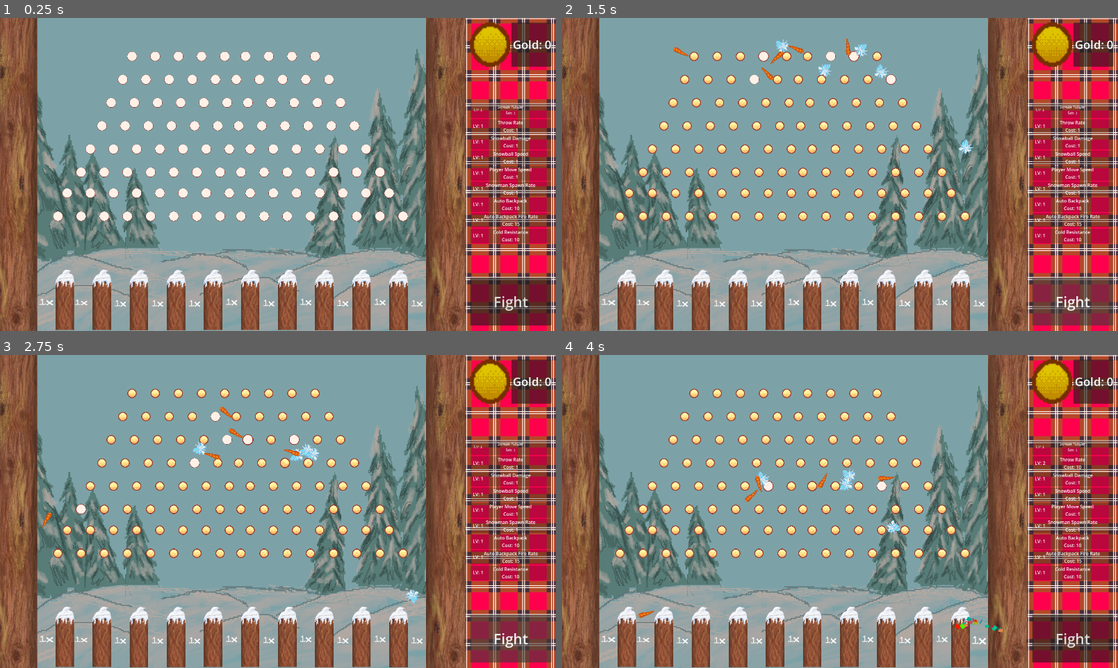
Above: before the commit, frames 1-4 (two rows, left to right).
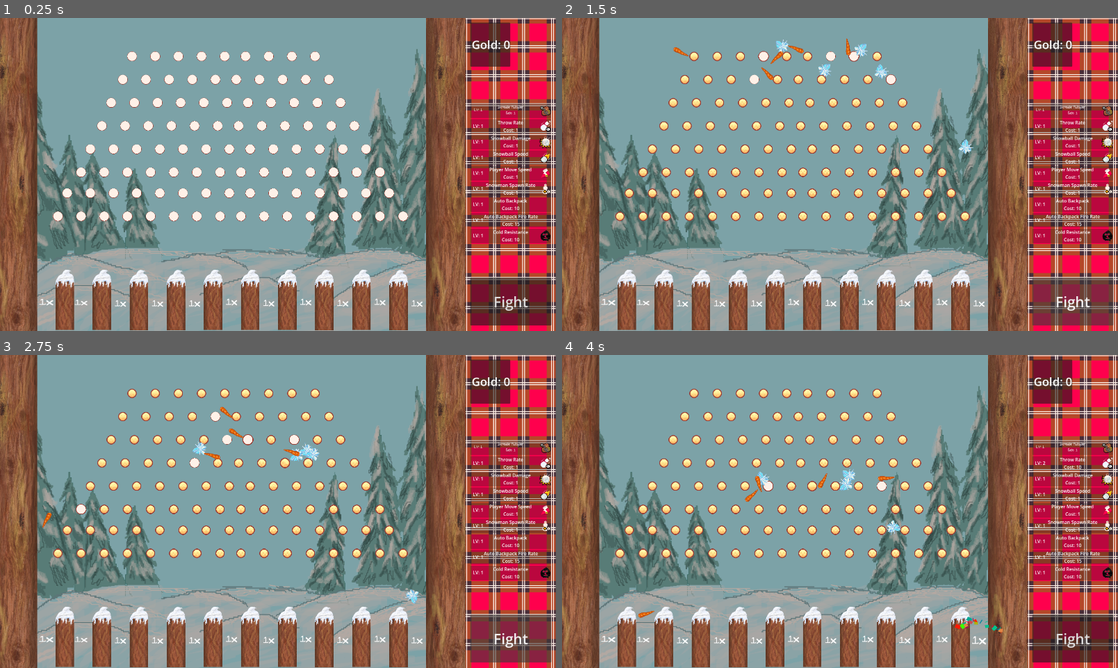
Above: after the commit, the same moments.

Repository: Parker-Vetter/snow-man-brawl
Game: Godot game, scene res://PeggleDrop/PeggleDrop.tscn
The game is run twice, just before and just after one commit, with the same random seed, the same clock (stepped at 60 frames per second) and the same inputs. This scene is started directly instead of the project's main scene. The engine's default icon, where the game draws it, is replaced by a stand-in: a white triangle on a blue panel in a dark square.
Inputs (mouse positions are in pixels of both pictures, inside the frame that each line leads up to):
- Up to frame 1 (0.25 s): no input
- Up to frame 2 (1.5 s): click "Fight" at 0.5 s; click "Fight" at 1.25 s
- Up to frame 3 (2.75 s): click "Fight" at 2 s
- Up to frame 4 (4 s): move the mouse to (606, 639) at 2.77 s; hold Space (Shoot) 2.78-3.5 s; click (606, 639) at 2.92 s; click "Throw Rate Cost: 1" at 3.5 s

The runs differ from the first frame. In frame 1, 2.3% of the frame differs, in the area x 84-100%, y 1-72%; in frame 2, 2.3%; in frame 3, 2.3%; in frame 4, 2.3%.
Error in both runs: Out of bounds get index '0' (on base: 'Array[Node]') (res://PeggleDrop/UI/ui_fight.gd:8)

Commit message:
most images

Diff:
--- a/PeggleDrop/PeggleDrop.tscn
+++ b/PeggleDrop/PeggleDrop.tscn
@@ -11,14 +11,20 @@
 [ext_resource type="PackedScene" uid="uid://b2bocywdcjqub" path="res://PeggleDrop/multiplyer/multilpyer.tscn" id="6_mapa8"]
 [ext_resource type="Script" uid="uid://bf0qvhxguh5hb" path="res://PeggleDrop/UI/gold_label.gd" id="8_6ap7j"]
 [ext_resource type="Texture2D" uid="uid://cbwaqhvttn342" path="res://PeggleDrop/UI/Plaid.png" id="9_jkpds"]
-[ext_resource type="Texture2D" uid="uid://cqwx3etramv3r" path="res://zacks sprites/peg.png" id="11_5ypyn"]
 [ext_resource type="Script" uid="uid://djru0hlxtdbcm" path="res://PeggleDrop/UI/button_upgrade.gd" id="11_i8mh4"]
 [ext_resource type="Texture2D" uid="uid://cfp0w6sx6mf6" path="res://zacks sprites/background2.png" id="11_tr0iw"]
 [ext_resource type="Texture2D" uid="uid://of2d7p3fusij" path="res://PeggleDrop/ShopAssets/Shopidea.png" id="12_6snom"]
 [ext_resource type="Theme" uid="uid://cgldd5i3pdinj" path="res://MainGame/Resources/snowtheme.tres" id="13_1sqa4"]
+[ext_resource type="Texture2D" uid="uid://dw7c7u2qr47yh" path="res://zacks sprites/upgrades/backpack.png" id="14_3d5s5"]
 [ext_resource type="AudioStream" uid="uid://ni0golxj2ef3" path="res://PeggleDrop/Pegs/Plinko theme.wav" id="14_4y353"]
 [ext_resource type="AudioStream" uid="uid://bw0skcv4lhw2x" path="res://PeggleDrop/Pegs/Pegsound1.ogg" id="14_6snom"]
+[ext_resource type="Texture2D" uid="uid://bmrb18l2wtmny" path="res://zacks sprites/upgrades/throw_rate.png" id="15_ltn3o"]
 [ext_resource type="AudioStream" uid="uid://bkypcaso3e18g" path="res://PeggleDrop/Confetti/rewardsound.ogg" id="16_soheg"]
+[ext_resource type="Texture2D" uid="uid://dytc12jcn7ol7" path="res://zacks sprites/upgrades/snowball_dmg.png" id="16_ubeq8"]
+[ext_resource type="Texture2D" uid="uid://d0g8u5colu1gc" path="res://zacks sprites/upgrades/snowball_spd.png" id="17_4v74s"]
+[ext_resource type="Texture2D" uid="uid://bf0x8wk4pxhdl" path="res://zacks sprites/upgrades/player_move_spd.png" id="18_ybabm"]
+[ext_resource type="Texture2D" uid="uid://h8p8hbwb8w1o" path="res://zacks sprites/upgrades/snowman_spawn_rate.png" id="19_gbixe"]
+[ext_resource type="Texture2D" uid="uid://bye7la8iirxni" path="res://zacks sprites/masks/snowman_skimask_single.png" id="20_r64bu"]
 
 [sub_resource type="RectangleShape2D" id="RectangleShape2D_u3yax"]
 size = Vector2(138, 1120)
@@ -70,9 +76,28 @@
 
 [sub_resource type="StyleBoxEmpty" id="StyleBoxEmpty_1sqa4"]
 
-[sub_resource type="StyleBoxTexture" id="StyleBoxTexture_t8hvx"]
-texture = ExtResource("11_5ypyn")
-modulate_color = Color(1, 1, 0, 1)
+[sub_resource type="StyleBoxEmpty" id="StyleBoxEmpty_pgt64"]
+
+[sub_resource type="StyleBoxTexture" id="StyleBoxTexture_5urtc"]
+texture = ExtResource("14_3d5s5")
+
+[sub_resource type="StyleBoxTexture" id="StyleBoxTexture_nyusr"]
+texture = ExtResource("15_ltn3o")
+
+[sub_resource type="StyleBoxTexture" id="StyleBoxTexture_g5ori"]
+texture = ExtResource("16_ubeq8")
+
+[sub_resource type="StyleBoxTexture" id="StyleBoxTexture_w1oa5"]
+texture = ExtResource("17_4v74s")
+
+[sub_resource type="StyleBoxTexture" id="StyleBoxTexture_4vbll"]
+texture = ExtResource("18_ybabm")
+
+[sub_resource type="StyleBoxTexture" id="StyleBoxTexture_i4ga3"]
+texture = ExtResource("19_gbixe")
+
+[sub_resource type="StyleBoxTexture" id="StyleBoxTexture_h6jgu"]
+texture = ExtResource("20_r64bu")
 
 [sub_resource type="StyleBoxTexture" id="StyleBoxTexture_4y353"]
 texture = ExtResource("12_6snom")
@@ -778,13 +803,6 @@
 grow_horizontal = 2
 grow_vertical = 2
 
-[node name="Panel" type="Panel" parent="CanvasLayer/MainUI/Control/Panel/HBoxContainer" unique_id=903418200]
-modulate = Color(1, 1, 0, 1)
-self_modulate = Color(1, 1, 0, 1)
-layout_mode = 2
-size_flags_horizontal = 3
-theme_override_styles/panel = SubResource("StyleBoxTexture_t8hvx")
-
 [node name="Panel2" type="Panel" parent="CanvasLayer/MainUI/Control/Panel/HBoxContainer" unique_id=448867676]
 layout_mode = 2
 size_flags_horizontal = 3
@@ -804,6 +822,11 @@
 vertical_alignment = 1
 script = ExtResource("8_6ap7j")
 metadata/_edit_use_anchors_ = true
+
+[node name="Panel" type="Panel" parent="CanvasLayer/MainUI/Control/Panel/HBoxContainer" unique_id=903418200]
+layout_mode = 2
+size_flags_horizontal = 3
+theme_override_styles/panel = SubResource("StyleBoxEmpty_pgt64")
 
 [node name="ScrollContainer" type="ScrollContainer" parent="CanvasLayer/MainUI/Control" unique_id=1749986874]
 layout_mode = 0
@@ -860,6 +883,20 @@
 horizontal_alignment = 1
 vertical_alignment = 1
 
+[node name="Panel" type="Panel" parent="CanvasLayer/MainUI/Control/ScrollContainer/VBoxContainer/IncreaseMultiplier" unique_id=1881204957]
+layout_mode = 1
+anchors_preset = 6
+anchor_left = 1.0
+anchor_top = 0.5
+anchor_right = 1.0
+anchor_bottom = 0.5
+offset_left = -40.0
+offset_top = -20.0
+offset_bottom = 20.0
+grow_horizontal = 0
+grow_vertical = 2
+theme_override_styles/panel = SubResource("StyleBoxTexture_5urtc")
+
 [node name="IncreaseThrowSpeed" type="Button" parent="CanvasLayer/MainUI/Control/ScrollContainer/VBoxContainer" unique_id=1410322552]
 custom_minimum_size = Vector2(25, 50)
 layout_mode = 2
@@ -895,6 +932,20 @@
 horizontal_alignment = 1
 vertical_alignment = 1
 
+[node name="Panel" type="Panel" parent="CanvasLayer/MainUI/Control/ScrollContainer/VBoxContainer/IncreaseThrowSpeed" unique_id=113991450]
+layout_mode = 1
+anchors_preset = 6
+anchor_left = 1.0
+anchor_top = 0.5
+anchor_right = 1.0
+anchor_bottom = 0.5
+offset_left = -41.0
+offset_top = -20.0
+offset_bottom = 20.0
+grow_horizontal = 0
+grow_vertical = 2
+theme_override_styles/panel = SubResource("StyleBoxTexture_nyusr")
+
 [node name="IncreaseDamage" type="Button" parent="CanvasLayer/MainUI/Control/ScrollContainer/VBoxContainer" unique_id=1909754702]
 custom_minimum_size = Vector2(25, 50)
 layout_mode = 2
@@ -930,6 +981,20 @@
 horizontal_alignment = 1
 vertical_alignment = 1
 
+[node name="Panel" type="Panel" parent="CanvasLayer/MainUI/Control/ScrollContainer/VBoxContainer/IncreaseDamage" unique_id=749668918]
+layout_mode = 1
+anchors_preset = 6
+anchor_left = 1.0
+anchor_top = 0.5
+anchor_right = 1.0
+anchor_bottom = 0.5
+offset_left = -40.0
+offset_top = -20.0
+offset_bottom = 20.0
+grow_horizontal = 0
+grow_vertical = 2
+theme_override_styles/panel = SubResource("StyleBoxTexture_g5ori")
+
 [node name="IncreaseSpeed" type="Button" parent="CanvasLayer/MainUI/Control/ScrollContainer/VBoxContainer" unique_id=1909754703]
 custom_minimum_size = Vector2(25, 50)
 layout_mode = 2
@@ -965,6 +1030,20 @@
 horizontal_alignment = 1
 vertical_alignment = 1
 
+[node name="Panel" type="Panel" parent="CanvasLayer/MainUI/Control/ScrollContainer/VBoxContainer/IncreaseSpeed" unique_id=1033713579]
+layout_mode = 1
+anchors_preset = 6
+anchor_left = 1.0
+anchor_top = 0.5
+anchor_right = 1.0
+anchor_bottom = 0.5
+offset_left = -40.0
+offset_top = -20.0
+offset_bottom = 20.0
+grow_horizontal = 0
+grow_vertical = 2
+theme_override_styles/panel = SubResource("StyleBoxTexture_w1oa5")
+
 [node name="PlayerSpeed" type="Button" parent="CanvasLayer/MainUI/Control/ScrollContainer/VBoxContainer" unique_id=1909754704]
 custom_minimum_size = Vector2(25, 50)
 layout_mode = 2
@@ -1000,6 +1079,20 @@
 horizontal_alignment = 1
 vertical_alignment = 1
 
+[node name="Panel" type="Panel" parent="CanvasLayer/MainUI/Control/ScrollContainer/VBoxContainer/PlayerSpeed" unique_id=1671516854]
+layout_mode = 1
+anchors_preset = 6
+anchor_left = 1.0
+anchor_top = 0.5
+anchor_right = 1.0
+anchor_bottom = 0.5
+offset_left = -40.0
+offset_top = -20.0
+offset_bottom = 20.0
+grow_horizontal = 0
+grow_vertical = 2
+theme_override_styles/panel = SubResource("StyleBoxTexture_4vbll")
+
 [node name="SnowmanSpawnRate" type="Button" parent="CanvasLayer/MainUI/Control/ScrollContainer/VBoxContainer" unique_id=1909754705]
 custom_minimum_size = Vector2(25, 50)
 layout_mode = 2
@@ -1035,6 +1128,20 @@
 horizontal_alignment = 1
 vertical_alignment = 1
 
+[node name="Panel" type="Panel" parent="CanvasLayer/MainUI/Control/ScrollContainer/VBoxContainer/SnowmanSpawnRate" unique_id=356301385]
+layout_mode = 1
+anchors_preset = 6
+anchor_left = 1.0
+anchor_top = 0.5
+anchor_right = 1.0
+anchor_bottom = 0.5
+offset_left = -40.0
+offset_top = -20.0
+offset_bottom = 20.0
+grow_horizontal = 0
+grow_vertical = 2
+theme_override_styles/panel = SubResource("StyleBoxTexture_i4ga3")
+
 [node name="AutoBackpack" type="Button" parent="CanvasLayer/MainUI/Control/ScrollContainer/VBoxContainer" unique_id=1909754706]
 custom_minimum_size = Vector2(25, 50)
 layout_mode = 2
@@ -1139,6 +1246,20 @@
 text = "LV: 1"
 horizontal_alignment = 1
 vertical_alignment = 1
+
+[node name="Panel" type="Panel" parent="CanvasLayer/MainUI/Control/ScrollContainer/VBoxContainer/ColdResistance" unique_id=1494046483]
+layout_mode = 1
+anchors_preset = 6
+anchor_left = 1.0
+anchor_top = 0.5
+anchor_right = 1.0
+anchor_bottom = 0.5
+offset_left = -40.0
+offset_top = -20.0
+offset_bottom = 20.0
+grow_horizontal = 0
+grow_vertical = 2
+theme_override_styles/panel = SubResource("StyleBoxTexture_h6jgu")
 
 [node name="MarginContainer2" type="MarginContainer" parent="CanvasLayer/MainUI/Control/ScrollContainer/VBoxContainer" unique_id=1139948070]
 layout_mode = 2
Binary file added: PeggleDrop/UI/coin.png
Not shown, added: PeggleDrop/UI/coin.png.import
